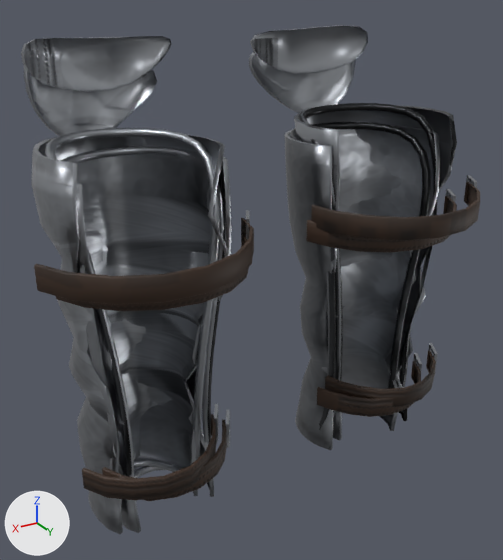
The glTF model packages/wanderworld/assets/models/outfit-greaves.glb: old version first, new version second.
Camera for both pictures: a 50 mm camera at (0.315, 0.505, 0.578) aimed at (0.007, -0.008, 0.321). Lighting does not change. The marker at lower left points along +X, +Y and +Z. The older version comes first. Vertices at exactly the same position are counted once.

Names of what the first picture shows: 'female', 'male'.
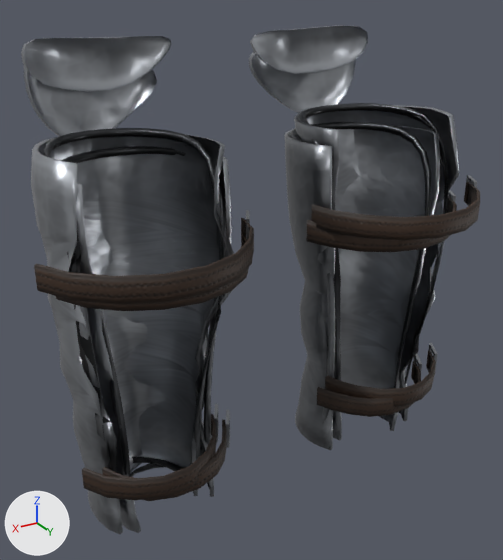
Location of each change, (x1, y1, x2, y2) in pixels of the pictures (503 x 560 px; the box of a moved part takes in the faces that stretch with it):
part 1 of me_female, moved or reshaped
    both: (295, 123, 439, 431)
part 2 of me_female, moved or reshaped
    before: (55, 223, 230, 528)
    after: (69, 223, 230, 526)
part 3 of me_female, surface changed
    both: (24, 52, 457, 523)
part 4 of me_male, moved or reshaped
    before: (322, 103, 457, 421)
    after: (309, 103, 459, 421)
part 5 of me_male, moved or reshaped
    before: (31, 129, 230, 534)
    after: (31, 129, 234, 534)
part 6 of me_male, surface changed
    both: (21, 31, 475, 512)

Edits to the bpy script that builds the scene:
```text
Change me_female:
    where me_female.from_pydata(...)  # 1648 vertices, 2993 faces; spans x -0.207..0.198, y -0.112..0.091, z 0.112..0.532
    used by ob_female; location = (0.0, 0.0, 0.0)
    me_female part 1: 286 of 1648 vertices moved; they spanned x -0.185..-0.053, y -0.068..0.036, z 0.113..0.442 and now span x -0.186..-0.052, y -0.069..0.038, z 0.112..0.441; mean shift (-0.002, 0.001, 0.0); largest move (-0.145, -0.012, 0.204) -> (-0.161, -0.015, 0.203)
    me_female part 2: 265 of 1648 vertices moved; they spanned x 0.054..0.185, y -0.066..0.036, z 0.112..0.441 and now span x 0.053..0.186, y -0.066..0.038, z 0.112..0.441; mean shift (0.002, 0.001, 0.0); largest move (0.147, -0.027, 0.264) -> (0.159, -0.034, 0.261)
    me_female part 3: 1471 kept faces spanning x -0.207..0.198, y -0.112..0.091, z 0.112..0.532 get new texture (UV) coordinates
Change me_male:
    where me_male.from_pydata(...)  # 1640 vertices, 2983 faces; spans x -0.222..0.213, y -0.096..0.107, z 0.12..0.537
    used by ob_male; location = (0.0, 0.0, 0.0)
    me_male part 4: 399 of 1640 vertices moved; they spanned x -0.194..-0.053, y -0.077..0.045, z 0.12..0.464 and now span x -0.196..-0.05, y -0.079..0.05, z 0.12..0.464; mean shift (-0.002, 0.001, 0.0); largest move (-0.161, -0.029, 0.245) -> (-0.173, -0.037, 0.245)
    me_male part 5: 385 of 1640 vertices moved; they spanned x 0.049..0.194, y -0.075..0.044, z 0.12..0.463 and now span x 0.048..0.197, y -0.079..0.049, z 0.12..0.464; mean shift (0.002, 0.001, 0.0); largest move (0.133, -0.045, 0.245) -> (0.139, -0.06, 0.244)
    me_male part 6: 2319 kept faces spanning x -0.222..0.213, y -0.096..0.107, z 0.12..0.537 get new texture (UV) coordinates
```
